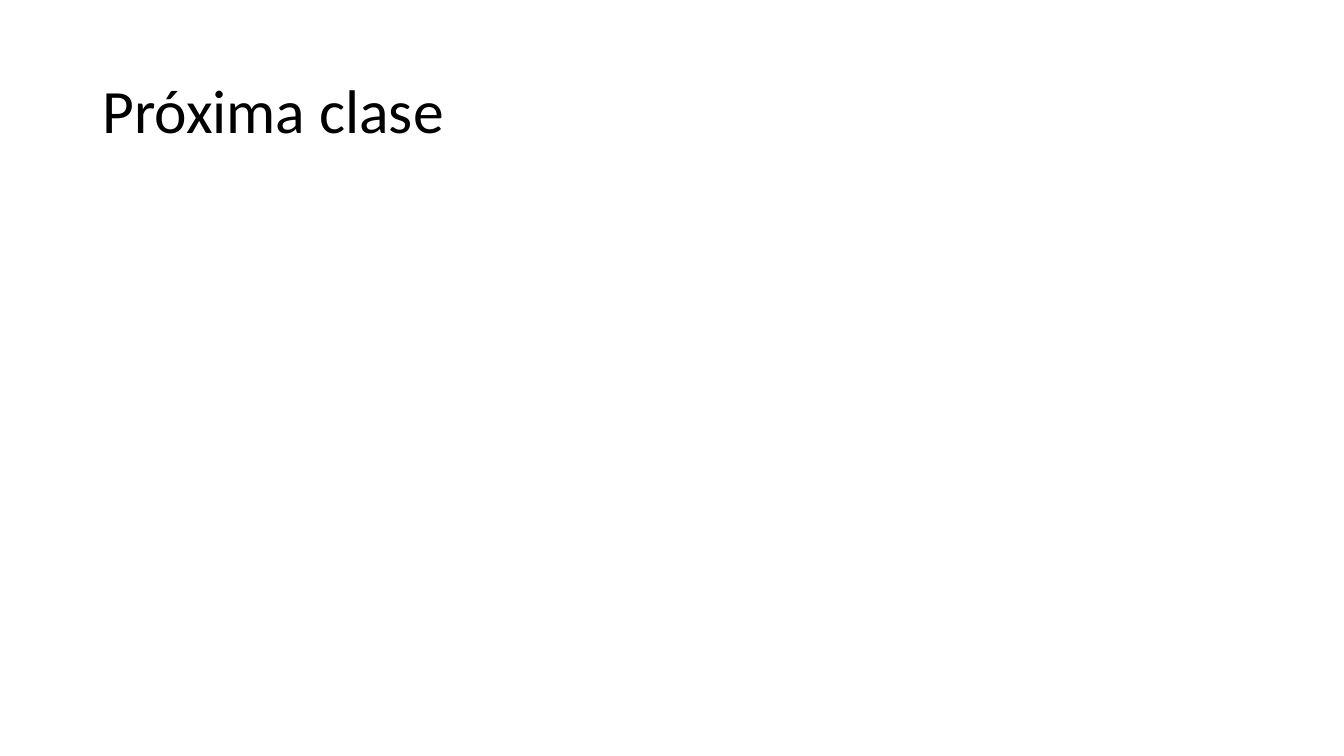
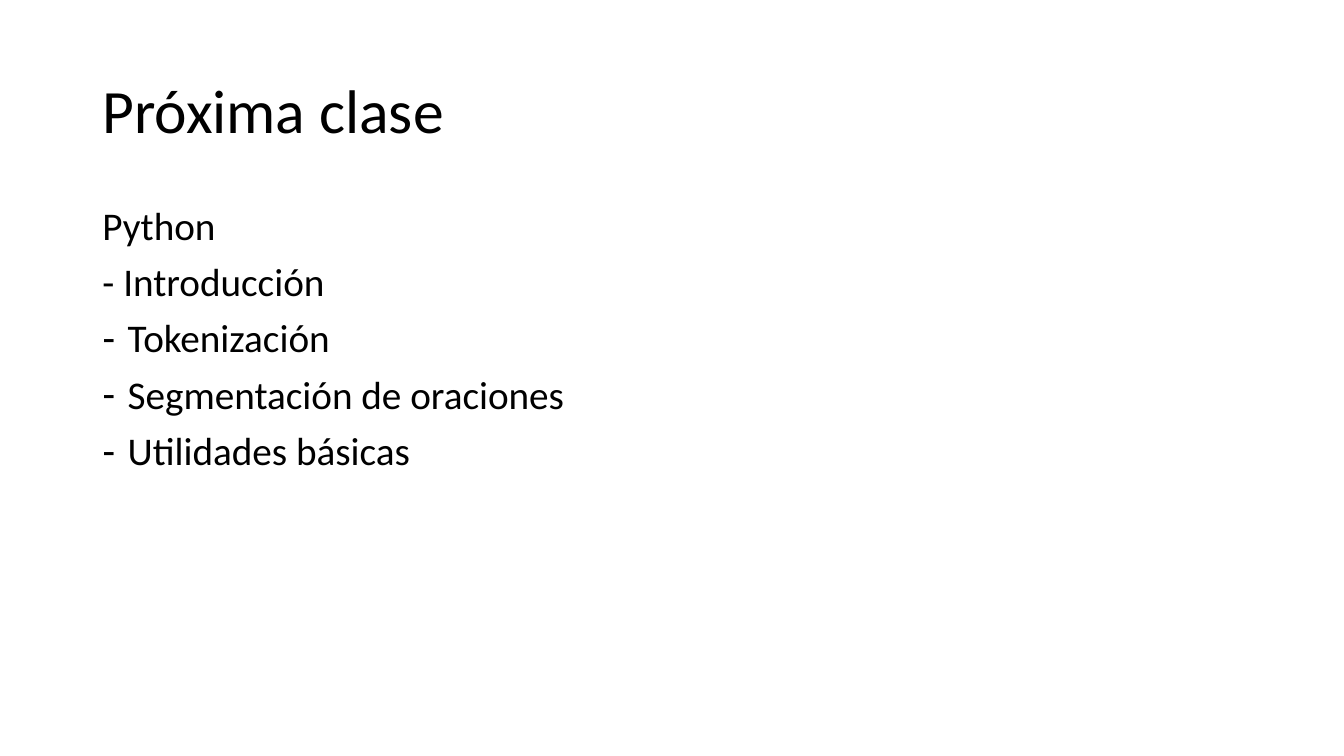
Before and after one commit to falconrr/NLP4SPanish2022, a slide deck: slide 29 of Week 1/Classes/Clase1.pptx (slide 14 before the commit). Drawn at 1344x756 pixels with LibreOffice and Linux fonts; fonts in the diff are those of the drawing. Boxes give left, top, right and bottom in pixels: in the first picture for what was removed or moved away, otherwise in the second. Text is boxed around its words. In the diff, an @@ line names an element or a change of style, - is before the commit and + after.

```diff
--- a/Week 1/Classes/Clase1.pptx
+++ b/Week 1/Classes/Clase1.pptx
@@ text added at <box>102,212,564,466</box>, 28 pt, text #000000 @@
+Python
+- Introducción
+– Tokenización
+– Segmentación de oraciones
+– Utilidades básicas
```
Also in this commit, not shown: 3 other slides changed, 16 slides added, 1 slide removed, 9 other files.
